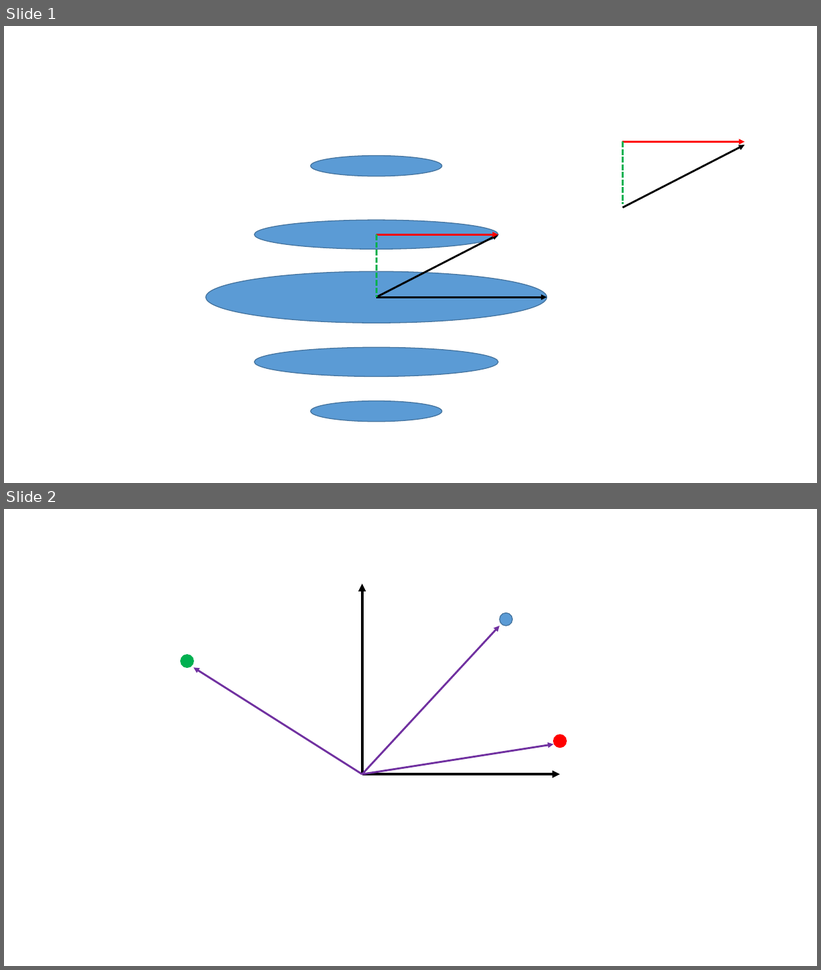
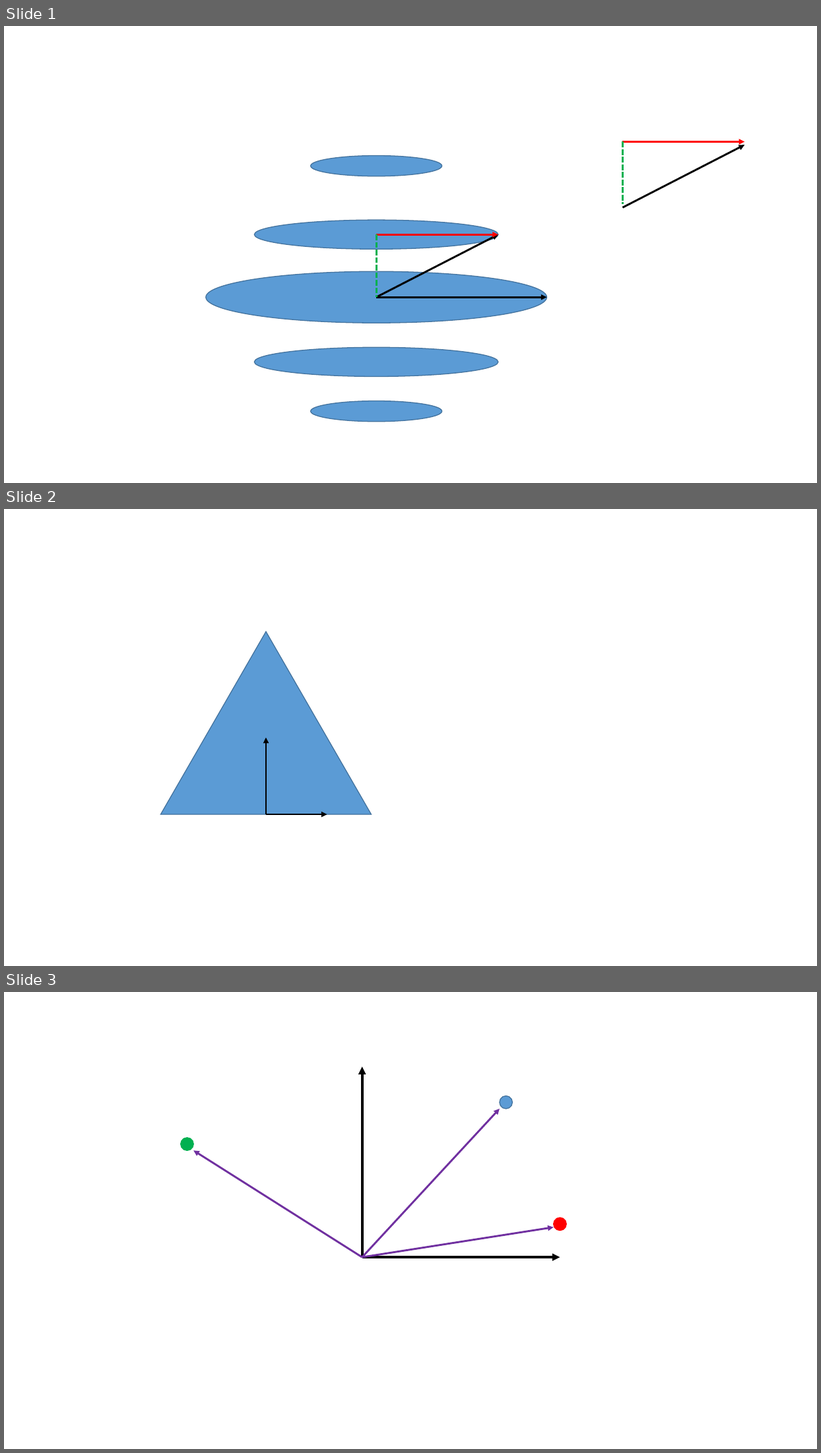
Before and after one commit to lucasvarela/Centroides, a slide deck: Calculomomentosdeinercia/Presentation1.pptx. Shown one above the other, each under a label of ours: slides 1 and 2 before the commit, slides 1, 2 and 3 after it. The pictures are 821x970 and 821x1453 pixels, drawn with LibreOffice and Linux fonts; fonts in the diff are those of the drawing. Boxes give left, top, right and bottom in pixels: in the first picture for what was removed or moved away, otherwise in the second. Text is boxed around its words. In the diff, an @@ line names an element or a change of style, - is before the commit and + after.

```diff
--- a/Calculomomentosdeinercia/Presentation1.pptx
+++ b/Calculomomentosdeinercia/Presentation1.pptx
@@ slide 2 added at <box>4,509,817,966</box>, background #FFFFFF @@
@@ triangle added at <box>161,632,371,815</box>, fill #5B9BD5, outline #43739E 1 pt @@
@@ arrow added from (266, 729) to (294, 810), #5B9BD5 0.5 pt @@
@@ arrow added from (266, 815) to (266, 738), #000000 2.25 pt @@
@@ arrow added from (266, 815) to (327, 815), #000000 2.25 pt @@
@@ what was slide 2 is now slide 3 @@
```
Also in this commit, not shown: 6 other files.
